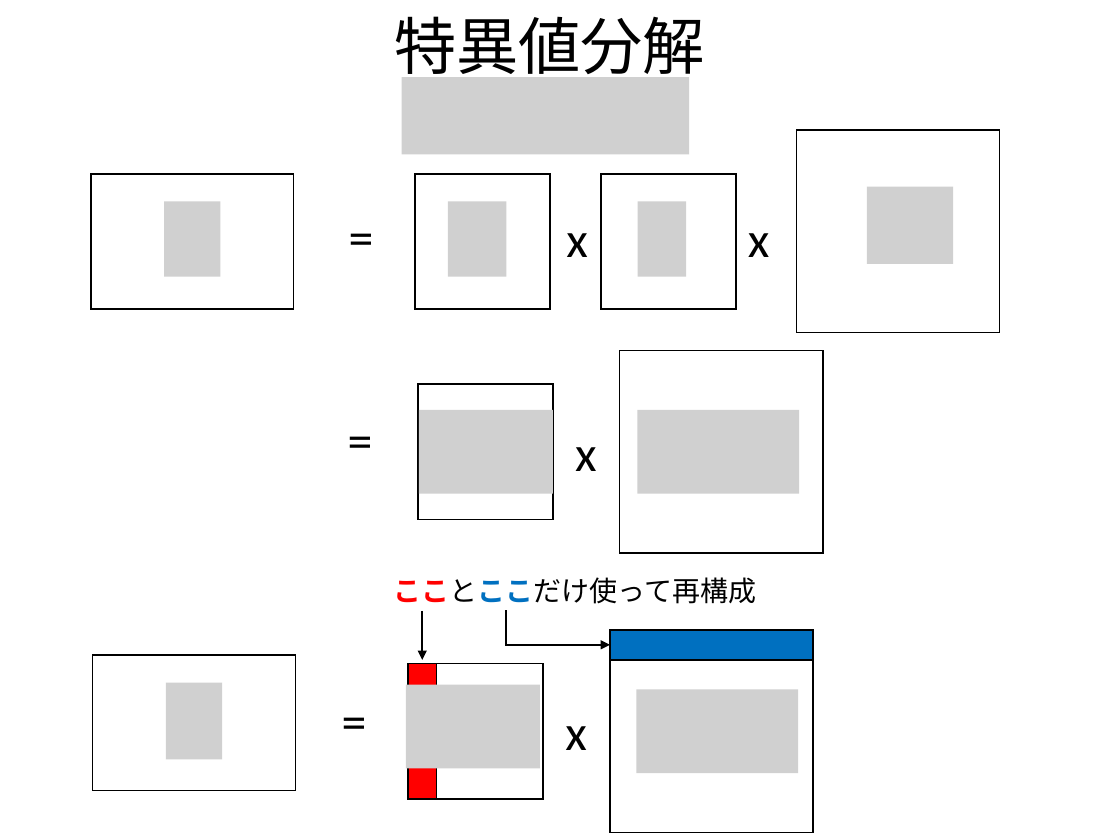
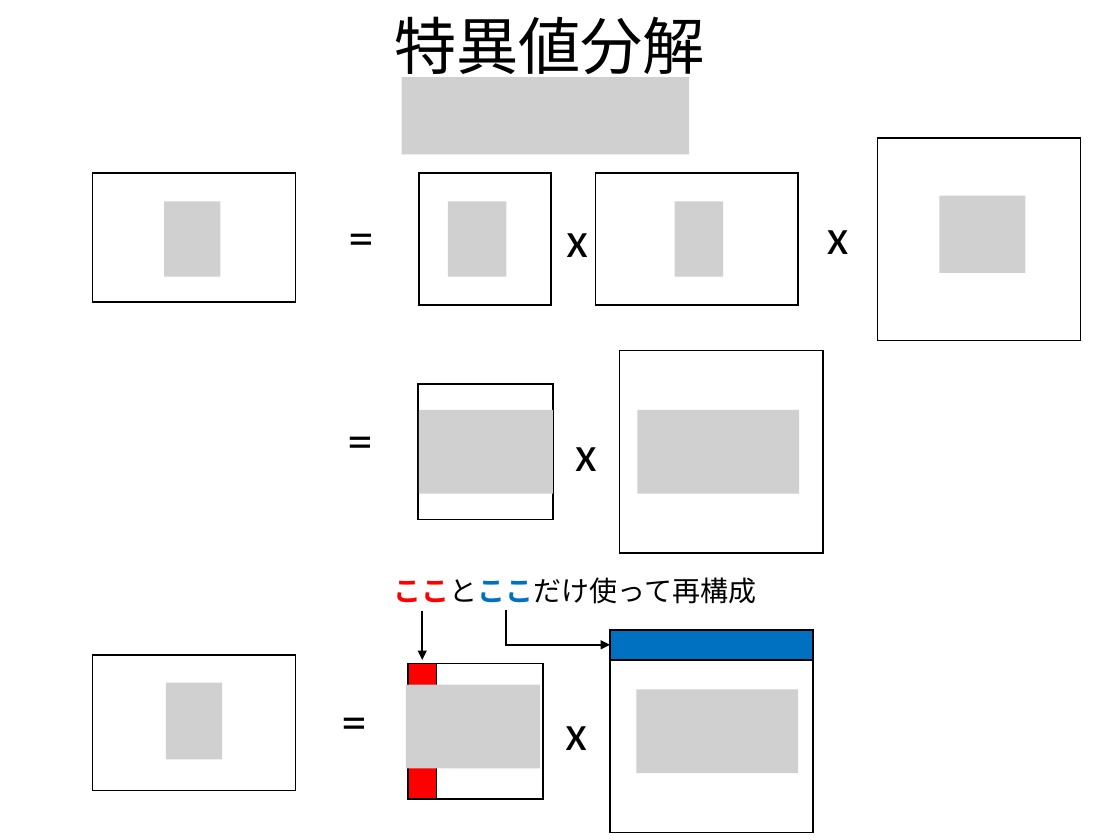
Before and after one commit to kaityo256/qiita, a slide deck: slide 3 of daimyo_svd/fig.pptx (slide 5 before the commit). Drawn at 1120x840 pixels with LibreOffice and Linux fonts; fonts in the diff are those of the drawing; grey boxes stand for pictures. Boxes give left, top, right and bottom in pixels: in the first picture for what was removed or moved away, otherwise in the second. Text is boxed around its words. In the diff, an @@ line names an element or a change of style, - is before the commit and + after.

```diff
--- a/daimyo_svd/fig.pptx
+++ b/daimyo_svd/fig.pptx
@@ rectangle: place and size @@
-rectangle at bbox=[796, 130, 999, 333]
+rectangle at bbox=[877, 138, 1080, 340]
@@ rectangle: place and size @@
-rectangle at bbox=[91, 174, 293, 309]
+rectangle at bbox=[93, 174, 296, 302]
@@ rectangle: place and size @@
-rectangle at bbox=[414, 174, 550, 309]
+rectangle at bbox=[419, 174, 551, 306]
@@ rectangle: place and size @@
-rectangle at bbox=[600, 174, 736, 309]
+rectangle at bbox=[595, 174, 797, 306]
@@ picture removed at bbox=[637, 202, 685, 277] @@
@@ picture added at bbox=[674, 202, 722, 277] @@
@@ text "x": place and size @@
-text "x" at bbox=[748, 233, 770, 257]
+text "x" at bbox=[827, 230, 849, 254]
@@ picture removed at bbox=[867, 187, 953, 264] @@
@@ picture added at bbox=[940, 196, 1026, 273] @@
```
Also in this commit, not shown: 1 slide added, 2 slides removed, 1 other file.
